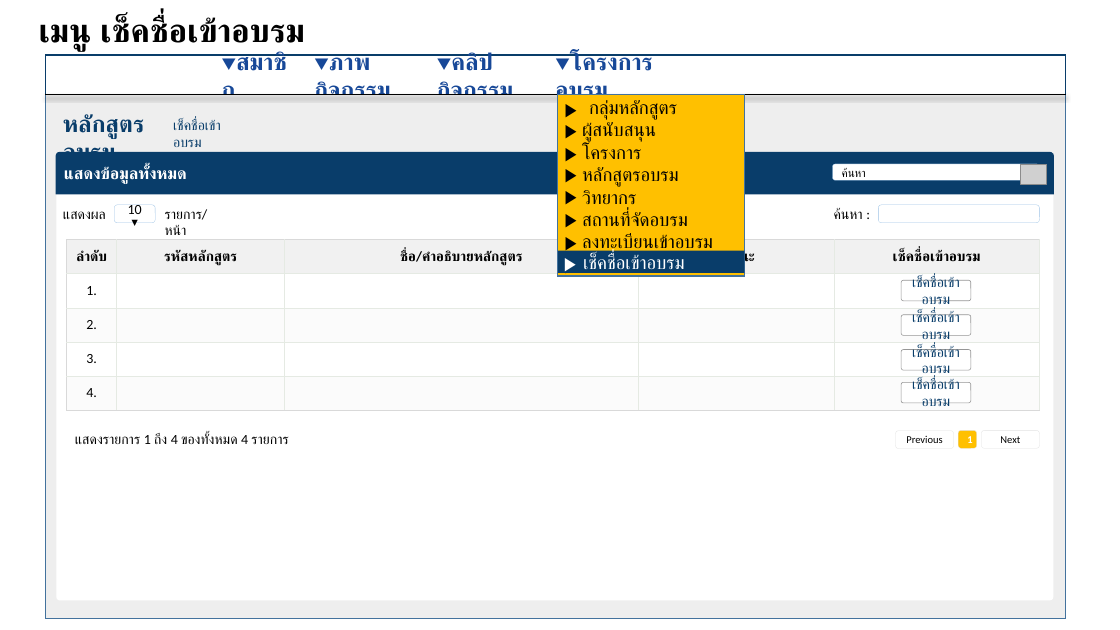
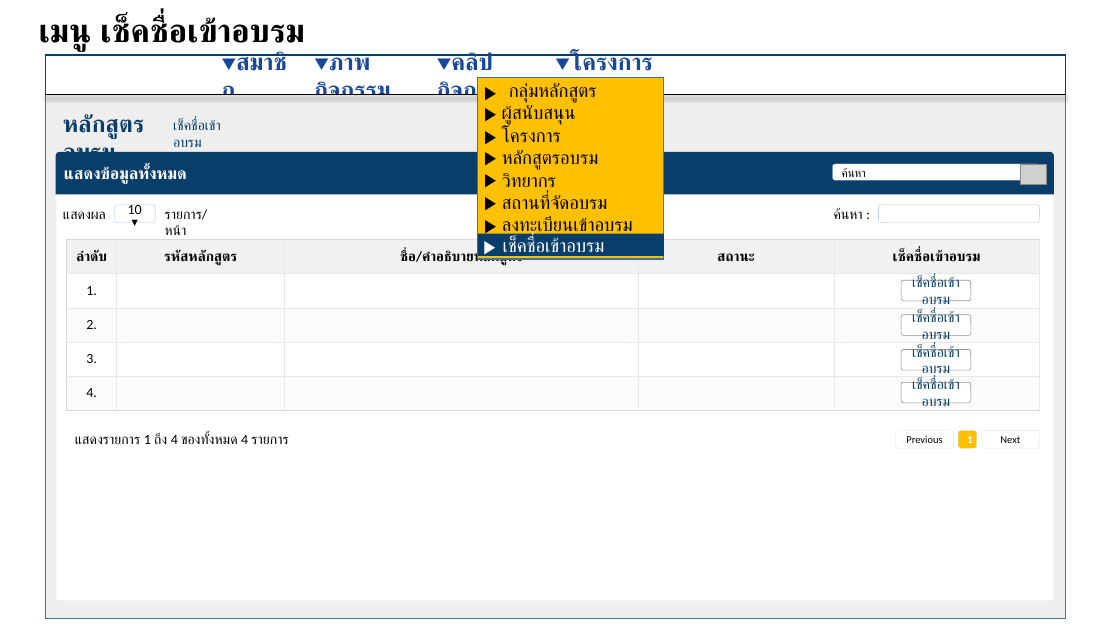
Before and after one commit to hibecki/workb, a slide deck: slide 18 of Screen/2.Palangpanya_User_Interface_หน้าจอเมนูโครงการอบรม_V4_20072016.pptx. Drawn at 1120x630 pixels with LibreOffice and Linux fonts; fonts in the diff are those of the drawing; grey boxes stand for pictures; background and template pictures are left out. Boxes give left, top, right and bottom in pixels: in the first picture for what was removed or moved away, otherwise in the second. Text is boxed around its words. In the diff, an @@ line names an element or a change of style, - is before the commit and + after.

```diff
--- a/Screen/2.Palangpanya_User_Interface_หน้าจอเมนูโครงการอบรม_V4_20072016.pptx
+++ b/Screen/2.Palangpanya_User_Interface_หน้าจอเมนูโครงการอบรม_V4_20072016.pptx
@@ text "▶": place and size @@
-text "▶" at box(556, 115, 590, 165)
+text "▶" at box(476, 97, 510, 147)
@@ 8 texts, 2 rectangles: place and size @@
-8 texts, 2 rectangles at box(555, 94, 745, 299)
+8 texts, 2 rectangles at box(476, 77, 665, 282)
```
Also in this commit, not shown: 12 other files.
